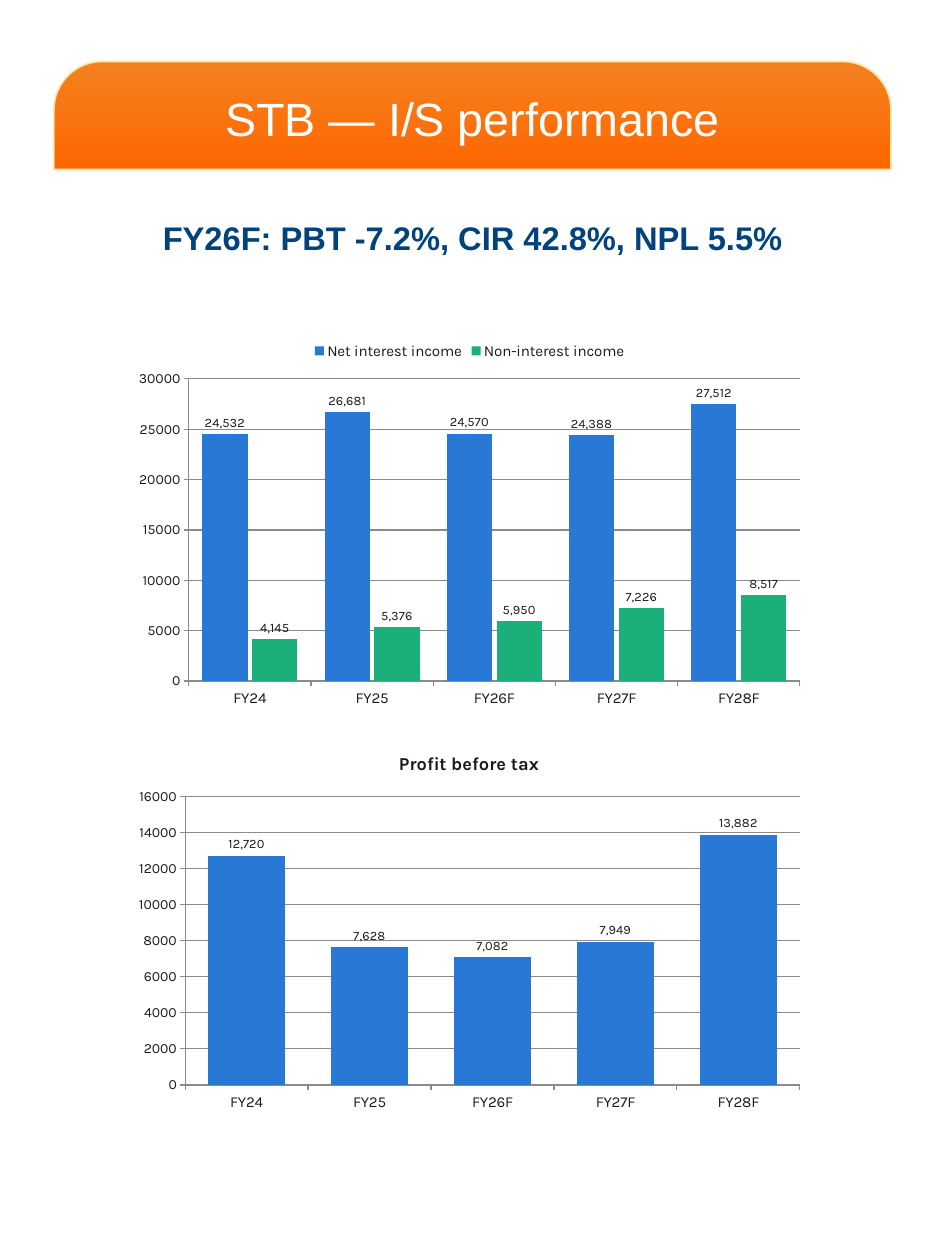
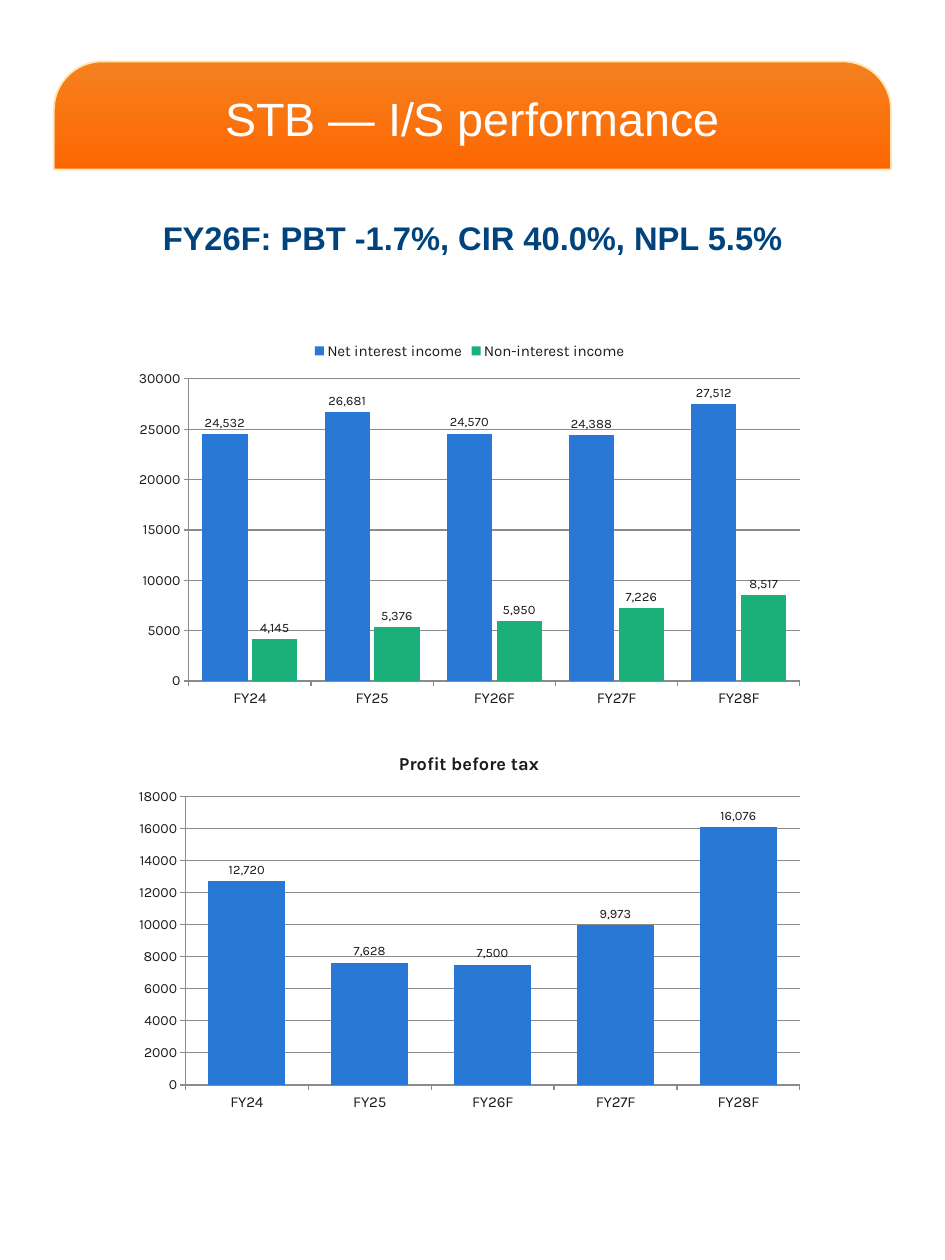
Before and after one commit to datquanton/verbose-guide, a slide deck: slide 3 of MASVN_Mobile_Report_STB_FPT_2Q26_EN_VN.pptx. Drawn at 945x1260 pixels with LibreOffice and Linux fonts; fonts in the diff are those of the drawing; background and template pictures are left out. Boxes give left, top, right and bottom in pixels: in the first picture for what was removed or moved away, otherwise in the second. Text is boxed around its words. In the diff, an @@ line names an element or a change of style, - is before the commit and + after.

```diff
--- a/MASVN_Mobile_Report_STB_FPT_2Q26_EN_VN.pptx
+++ b/MASVN_Mobile_Report_STB_FPT_2Q26_EN_VN.pptx
@@ text at box(163, 227, 782, 255): text changed @@
-FY26F: PBT -7.2%, CIR 42.8%, NPL 5.5%
+FY26F: PBT -1.7%, CIR 40.0%, NPL 5.5%
@@ column chart at box(125, 737, 814, 1119) @@
@@ Profit before tax, FY26F: 7082 to 7500 @@
@@ Profit before tax, FY27F: 7949 to 9973 @@
@@ Profit before tax, FY28F: 13882 to 16076 @@
```
Also in this commit, not shown: 7 other slides changed, 12 other files.
